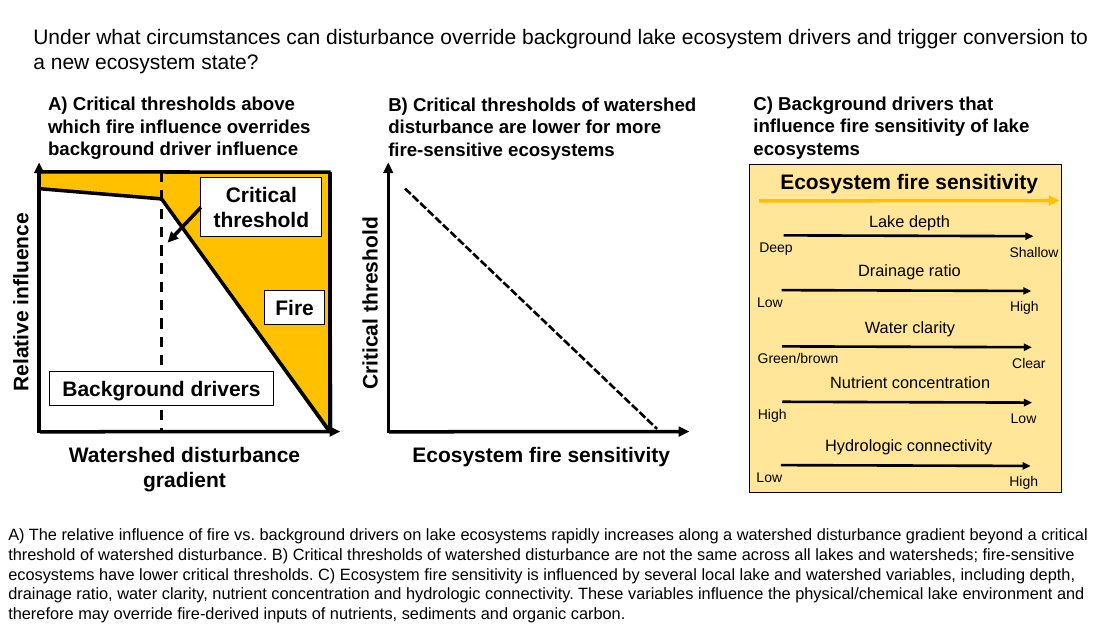
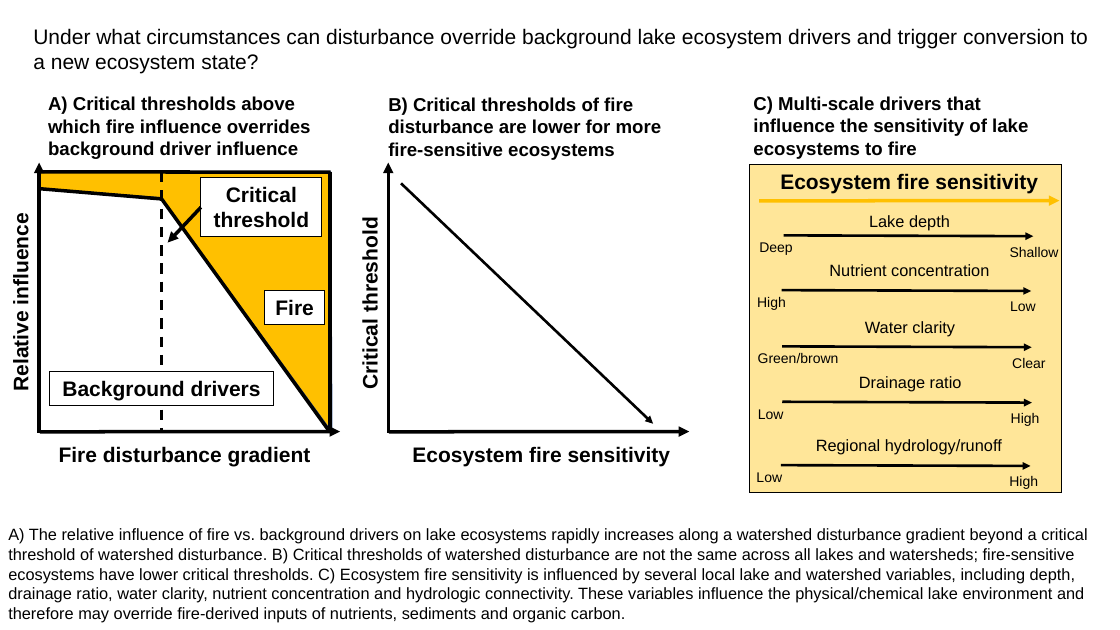
Before and after one commit to cont-limno/SplashNBurn, a slide deck: slide 15 of Figures/Conceptual.pptx. Drawn at 1120x630 pixels with LibreOffice and Linux fonts; fonts in the diff are those of the drawing. Boxes give left, top, right and bottom in pixels: in the first picture for what was removed or moved away, otherwise in the second. Text is boxed around its words. In the diff, an @@ line names an element or a change of style, - is before the commit and + after.

Commit message:
multipanel varpart fig

```diff
--- a/Figures/Conceptual.pptx
+++ b/Figures/Conceptual.pptx
@@ text at (388, 97, 662, 160): text changed @@
-B) Critical thresholds of watershed disturbance are lower for more fire-sensitive ecosystems
+B) Critical thresholds of fire disturbance are lower for more fire-sensitive ecosystems
@@ text at (753, 96, 1028, 159): text changed @@
-C) Background drivers that influence fire sensitivity of lake ecosystems
+C) Multi-scale drivers that influence the sensitivity of lake ecosystems to fire
@@ line moved from (405, 189) - (657, 429) to (401, 183) - (653, 423) @@
@@ line (401, 183) - (653, 423): line to arrow; stroke #000000 2.25 pt dashed to #000000 2.25 pt @@
@@ text at (829, 264, 989, 276): text changed @@
-Drainage ratio
+Nutrient concentration
@@ text at (757, 297, 786, 310): text changed @@
-Low
+High
@@ text at (1010, 301, 1036, 311): text changed @@
-High
+Low
@@ text at (859, 376, 962, 392): text changed @@
-Nutrient concentration
+Drainage ratio
@@ text at (758, 409, 784, 419): text changed @@
-High
+Low
@@ text at (1011, 413, 1040, 426): text changed @@
-Low
+High
@@ text at (59, 446, 311, 466): text changed @@
-Watershed disturbance gradient
+Fire disturbance gradient
@@ text at (816, 439, 1002, 455): text changed @@
-Hydrologic connectivity
+Regional hydrology/runoff
```
Also in this commit, not shown: 2 other files.
